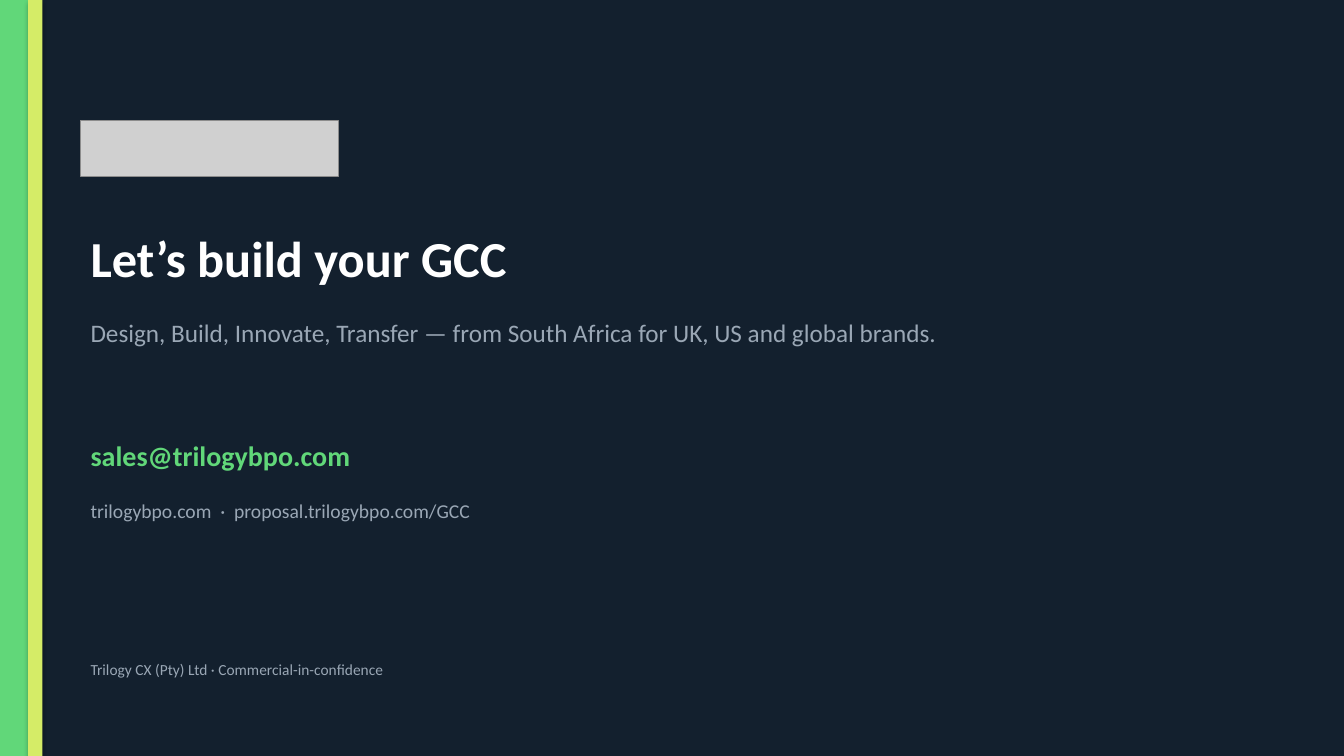
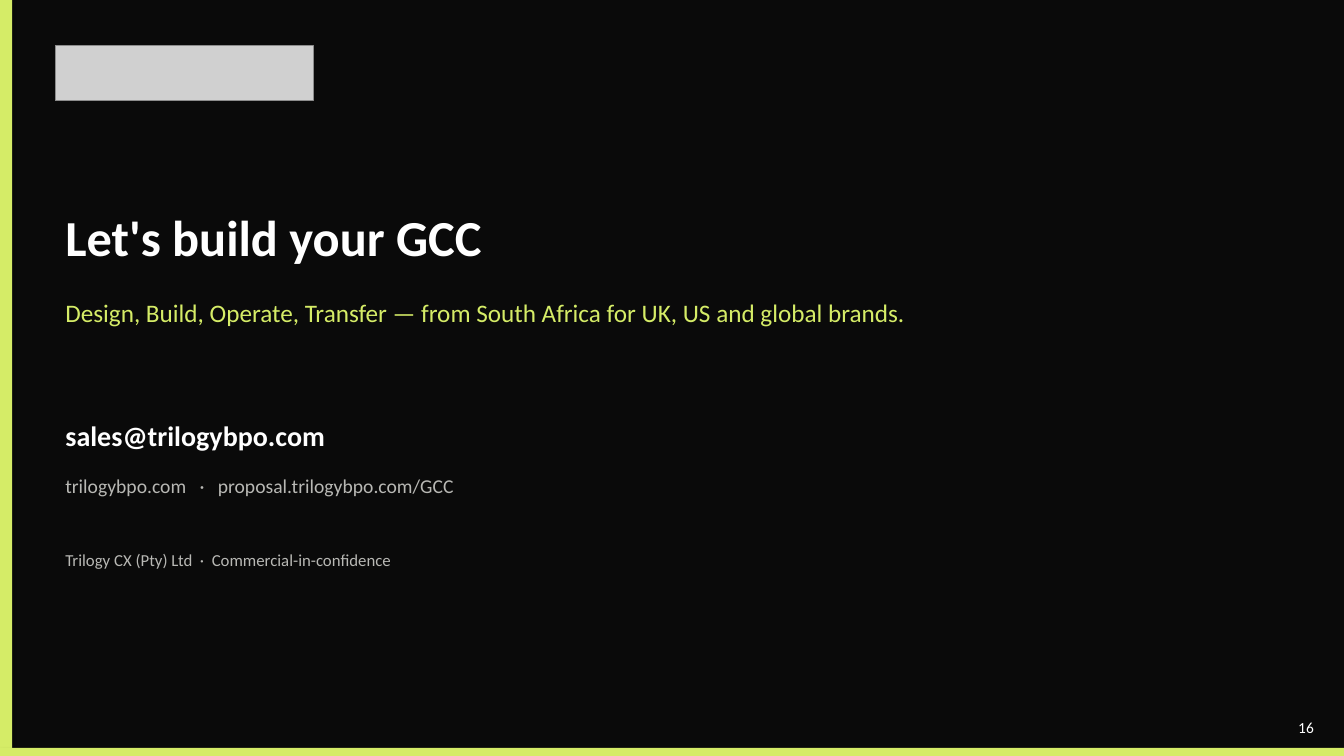
Before and after one commit to thegreatcornolio/Trilogy-RFP, a slide deck: slide 16 of GCC/Trilogy-GCC-Overview.pptx (slide 13 before the commit). Drawn at 1344x756 pixels with LibreOffice and Linux fonts; fonts in the diff are those of the drawing; grey boxes stand for pictures. Boxes give left, top, right and bottom in pixels: in the first picture for what was removed or moved away, otherwise in the second. Text is boxed around its words. In the diff, an @@ line names an element or a change of style, - is before the commit and + after.

```diff
--- a/GCC/Trilogy-GCC-Overview.pptx
+++ b/GCC/Trilogy-GCC-Overview.pptx
@@ rectangle: place and size @@
-rectangle at bbox=[28, 0, 42, 756]
+rectangle at bbox=[0, 0, 12, 756]
@@ rectangle at bbox=[0, 0, 1344, 756]: fill #13202E to #0A0A0A @@
@@ rectangle removed at bbox=[0, 0, 28, 756] @@
@@ picture: place and size @@
-picture at bbox=[81, 121, 339, 176]
+picture at bbox=[55, 45, 314, 101]
@@ text at bbox=[65, 220, 481, 264]: text changed @@
-Let’s build your GCC
+Let's build your GCC
@@ text at bbox=[65, 304, 904, 327]: text changed; text colour #9AA7B5 to #D5EC67 @@
-Design, Build, Innovate, Transfer — from South Africa for UK, US and global brands.
+Design, Build, Operate, Transfer — from South Africa for UK, US and global brands.
@@ text "sales@trilogybpo.com": place and size @@
-text "sales@trilogybpo.com" at bbox=[91, 446, 351, 471]
+text "sales@trilogybpo.com" at bbox=[65, 426, 325, 451]
@@ text "sales@trilogybpo.com" at bbox=[65, 426, 325, 451]: text colour #61D779 to #FFFFFF @@
@@ text "trilogybpo.com · proposal.trilogybpo.com/GCC": place and size @@
-text "trilogybpo.com · proposal.trilogybpo.com/GCC" at bbox=[91, 504, 470, 522]
+text "trilogybpo.com · proposal.trilogybpo.com/GCC" at bbox=[65, 479, 454, 497]
@@ text "trilogybpo.com · proposal.trilogybpo.com/GCC" at bbox=[65, 479, 454, 497]: text colour #9AA7B5 to #B8B8B4 @@
@@ text "Trilogy CX (Pty) Ltd · ...": place and size @@
-text "Trilogy CX (Pty) Ltd · ..." at bbox=[91, 664, 383, 678]
+text "Trilogy CX (Pty) Ltd · ..." at bbox=[65, 554, 391, 569]
@@ text "Trilogy CX (Pty) Ltd · ..." at bbox=[65, 554, 391, 569]: size 11 to 12 pt, text colour #9AA7B5 to #B8B8B4 @@
@@ rectangle added at bbox=[0, 748, 1344, 756], fill #D5EC67 @@
@@ text added at bbox=[1298, 722, 1314, 733], 11 pt, text #FFFFFF @@
+16
```
Also in this commit, not shown: 3 other slides changed, 12 slides added, 9 slides removed, 1 other file.
